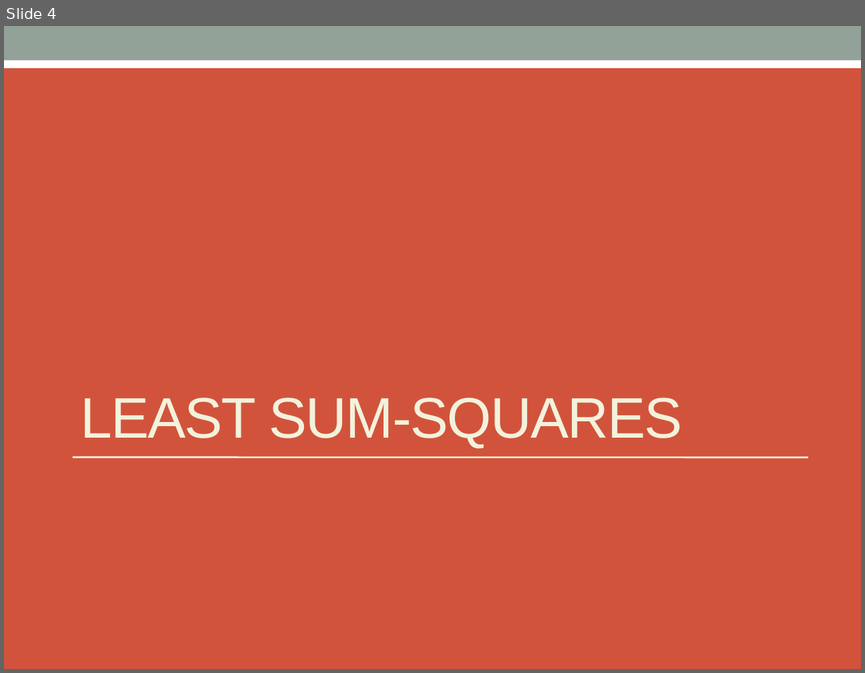
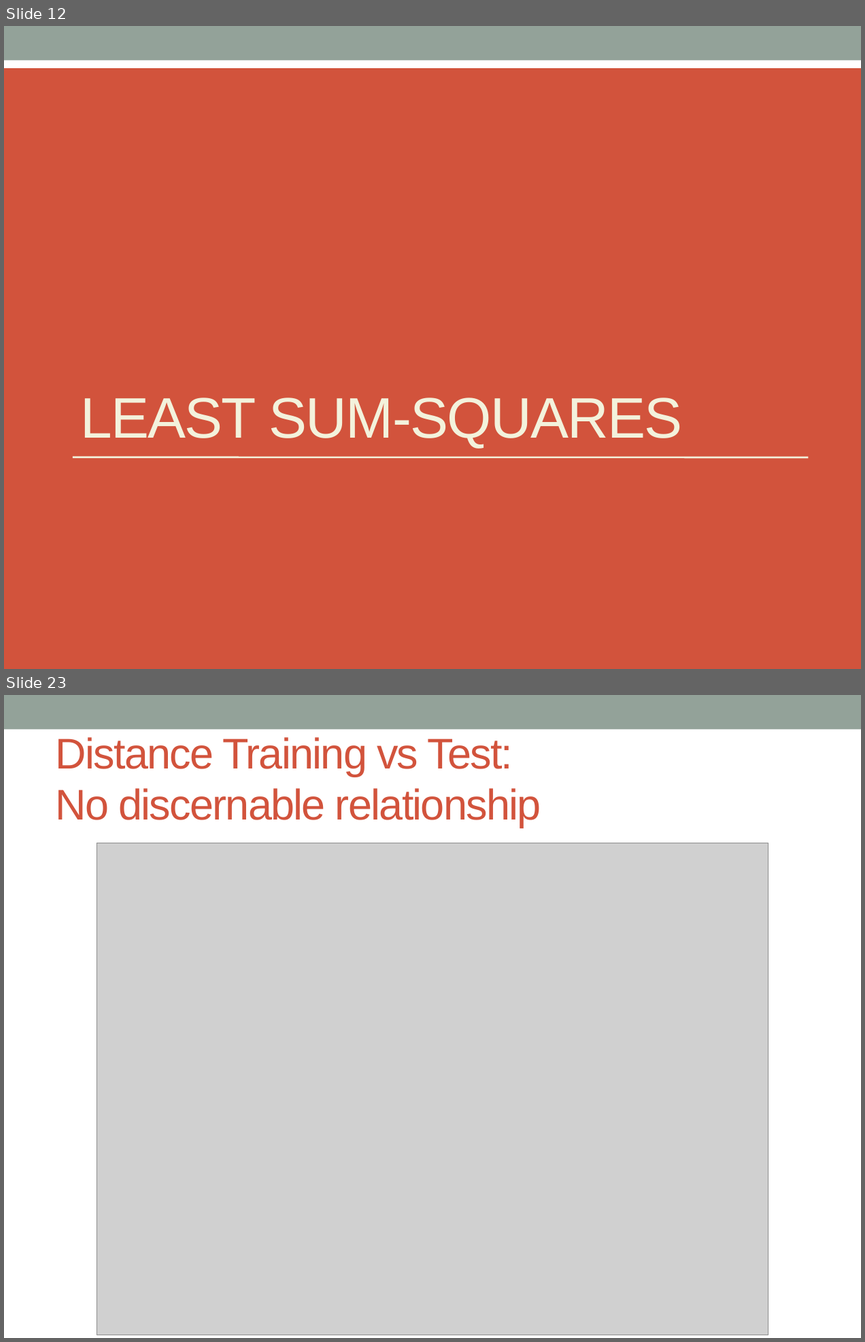
Before and after one commit to jeffreydarling/222project, a slide deck: PairsTradeSlides.pptx. Shown one above the other, each under a label of ours: slide 4 before the commit, slides 12 and 23 after it; the slides between them are not shown. The pictures are 865x673 and 865x1342 pixels, drawn with LibreOffice and Linux fonts; fonts in the diff are those of the drawing; grey boxes stand for pictures. Boxes give left, top, right and bottom in pixels: in the first picture for what was removed or moved away, otherwise in the second. Text is boxed around its words. In the diff, an @@ line names an element or a change of style, - is before the commit and + after.

```diff
--- a/PairsTradeSlides.pptx
+++ b/PairsTradeSlides.pptx
@@ slide 23 added at [4, 695, 861, 1338], background #FFFFFF; not listed: 1 template element that a slide beside it also shows @@
@@ title added at [56, 737, 541, 828], 36 pt, text #D2533C @@
+Distance Training vs Test:
+No discernable relationship
@@ picture added at [96, 843, 768, 1335] @@
@@ what was slide 4 is now slide 12 @@
```
Also in this commit, not shown: 18 other slides added, 1 slide removed, 3 other files.
